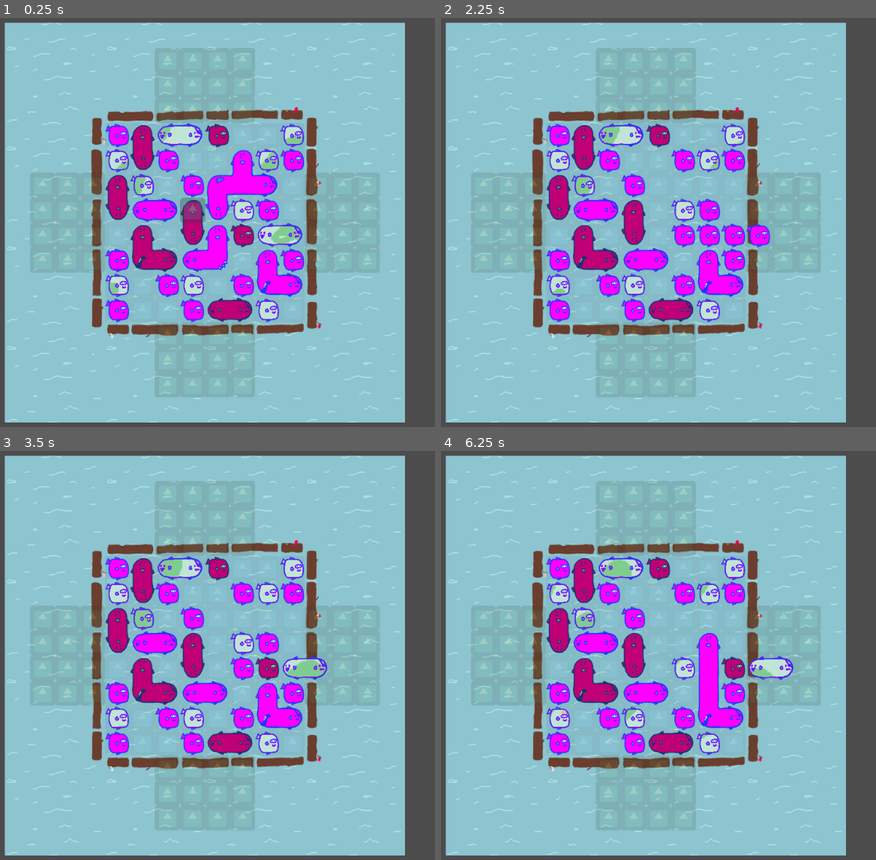
Above: before the commit, frames 1-4 (two rows, left to right).
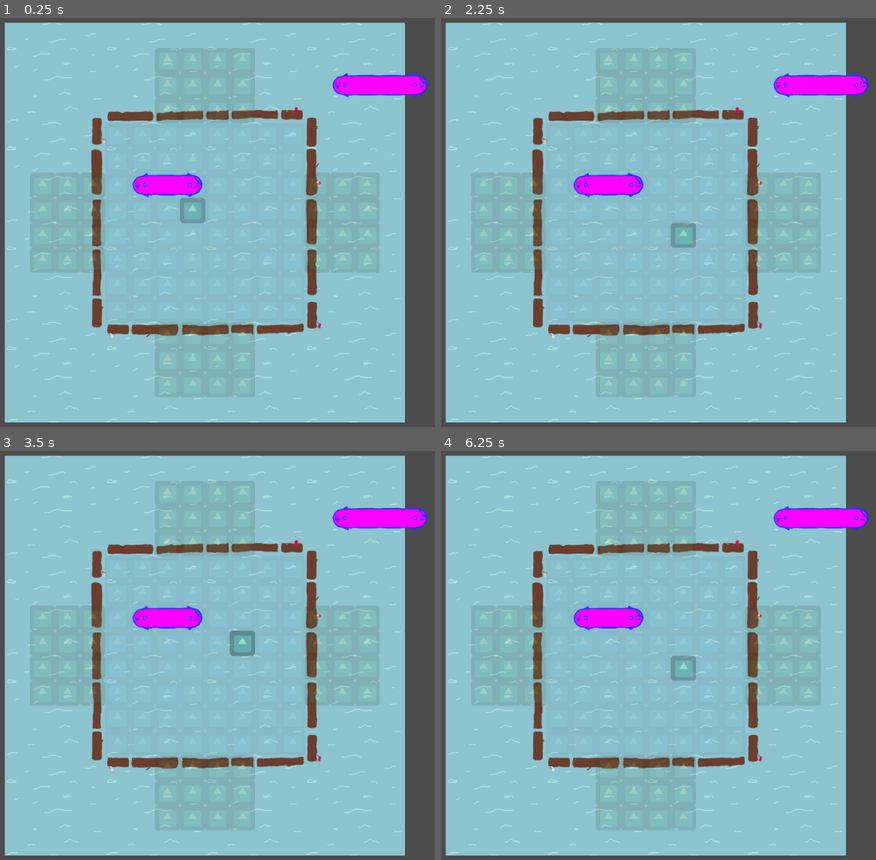
Above: after the commit, the same moments.

Repository: amckendry2/sokoban-cargo
Game: Godot game, scene res://Scenes/Docks.tscn
Two runs of this game, one before a commit and one after it. Both use one fixed random seed, a clock stepped at 60 frames per second and the inputs below. The engine's default icon, where the game draws it, is replaced by a stand-in: a white triangle on a blue panel in a dark square.
Inputs:
- Up to frame 1 (0.25 s): no input
- Up to frame 2 (2.25 s): tap Enter at 0.5, 2 s; hold D (move_right) 0.53-1.28 s; tap E (delete_block) at 0.6, 2.1 s; tap Space (select_block) at 1.25, 1.35 s; hold S (move_down) 1.28-2.03 s; hold D (move_right) from 2.03 s (still down)
- Up to frame 3 (3.5 s): tap Space (select_block) at 2.75, 2.85 s; release D (move_right) at 2.78 s; hold W (move_up) from 2.78 s (still down)
- Up to frame 4 (6.25 s): tap Enter at 3.5 s; release W (move_up) at 3.53 s; hold A (move_left) 3.53-5.03 s; tap E (delete_block) at 3.6, 5.1 s; tap Space (select_block) at 4.25, 4.35, 5.85 s; hold S (move_down) 5.03-5.78 s; hold D (move_right) from 5.78 s (still down)

The runs differ from the first frame. In frame 1, 13% of the frame differs, in the area x 24-99%, y 13-75%; in frame 2, 12%; in frame 3, 12%; in frame 4, 12%.
Error after the commit: Parse Error: Too few arguments for "pushBlock()" call. Expected at least 4. (res://Scripts/BlockGrid.gd:90)

Commit message:
Add block pushing logic for obstacles

Diff:
--- a/Scripts/BlockLogic.gd
+++ b/Scripts/BlockLogic.gd
@@ -144,7 +144,22 @@
 # Compute updated positions and groupings of blocks.
 #
 # `otherBlocks` is a set of blocks.
-static func pushBlock(direction, blockToPush, otherBlocks: Dictionary) -> Dictionary:
+# Returns a dictionary with two fields: "finalBlocks", containing the new
+# configuration of blocks, and "movedBlocks", containing the initial positions
+# (i.e. before the move) of blocks that moved.
+static func pushBlock(direction, blockToPush, otherBlocks: Dictionary, openSpaces: Dictionary) -> Dictionary:
+	# First test if we should be pushing the block at all.
+	if not isPushValid(direction, blockToPush, otherBlocks, openSpaces):
+		# Nope, just return the original state.
+		var newBlocks = otherBlocks.duplicate(true) # accumulator
+		newBlocks[blockToPush] = null
+		return {
+			"finalBlocks": newBlocks,
+			"movedBlocks": {}
+			}
+
+	# Looks good, now push the block.
+
 	# Queue of blocks to move
 	var blocksToMoveQueue = [blockToPush] # pop from front, push at back
 	# Record of original positions of moved blocks
@@ -196,6 +211,97 @@
 		"finalBlocks": newBlocks,
 		"movedBlocks": movedBlocksInitAcc # original positions before move
 		}
+
+# Test whether a block can be pushed in a certain direction.
+static func isPushValid(direction, blockToPush, otherBlocks: Dictionary, openSpaces: Dictionary) -> bool:
+	match direction:
+		MoveDirection.EAST:
+			return isPushEastValid(blockToPush, otherBlocks, openSpaces)
+		MoveDirection.NORTH:
+			# rotate everything clockwise
+			var newBlockToPush = makeBlock(rotateCellsCW(blockToPush.cells), blockToPush.color)
+			var newOpenSpaces = rotateCellsCW(openSpaces)
+			var newOtherBlocks = {} # accumulator
+			for otherBlock in otherBlocks:
+				newOtherBlocks[makeBlock(rotateCellsCW(otherBlock.cells), otherBlock.color)] = null
+			return isPushEastValid(newBlockToPush, newOtherBlocks, newOpenSpaces)
+		MoveDirection.WEST:
+			# rotate everything 180 degrees
+			var newBlockToPush = makeBlock(rotateCells180(blockToPush.cells), blockToPush.color)
+			var newOpenSpaces = rotateCells180(openSpaces)
+			var newOtherBlocks = {} # accumulator
+			for otherBlock in otherBlocks:
+				newOtherBlocks[makeBlock(rotateCells180(otherBlock.cells), otherBlock.color)] = null
+			return isPushEastValid(newBlockToPush, newOtherBlocks, newOpenSpaces)
+		MoveDirection.SOUTH:
+			# rotate everything counterclockwise
+			var newBlockToPush = makeBlock(rotateCellsCCW(blockToPush.cells), blockToPush.color)
+			var newOpenSpaces = rotateCellsCCW(openSpaces)
+			var newOtherBlocks = {} # accumulator
+			for otherBlock in otherBlocks:
+				newOtherBlocks[makeBlock(rotateCellsCCW(otherBlock.cells), otherBlock.color)] = null
+			return isPushEastValid(newBlockToPush, newOtherBlocks, newOpenSpaces)
+		_:
+			assert(false, "ERROR: Invalid direction");
+			return false # to satisfy the "type checker"
+
+static func rotateCellsCCW(cells: Dictionary) -> Dictionary:
+	var newCells = {} # accumulator
+	for position in cells:
+		var newPosition = Vector2(-position[1], position[0])
+		newCells[newPosition] = null
+	return newCells
+
+static func rotateCellsCW(cells: Dictionary) -> Dictionary:
+	var newCells = {} # accumulator
+	for position in cells:
+		var newPosition = Vector2(position[1], -position[0])
+		newCells[newPosition] = null
+	return newCells
+
+static func rotateCells180(cells: Dictionary) -> Dictionary:
+	var newCells = {} # accumulator
+	for position in cells:
+		var newPosition = -position
+		newCells[newPosition] = null
+	return newCells
+
+static func isPushEastValid(blockToPush, otherBlocks: Dictionary, openSpaces: Dictionary) -> bool:
+	var blockToPush_cells_y = projectCells_y(blockToPush.cells)
+
+	# For each y-coordinate, perform a horizontal scan.
+	for y in blockToPush_cells_y:
+		# Find right-most coordinate of the block to be pushed
+		var blockToPush_max_x = null
+		for position in blockToPush.cells:
+			if position[1] == y:
+				blockToPush_max_x = max(blockToPush_max_x, position[0])
+
+		# Scan east from that right-most coordinate looking for a free spot.
+		var x = blockToPush_max_x + 1
+		while true:
+			var position = Vector2(x, y)
+			if not openSpaces.has(position):
+				# We haven't found a free spot yet and now we know there's no room
+				return false
+			if not isBlockAtPosition(position, otherBlocks):
+				# We found a free spot! This row is fine, so break out of the loop.
+				break
+			# Loop
+			x += 1
+	# We scanned every row and found an empty spot. The push looks good!
+	return true
+
+# Project onto the y-axis a set of 2D coordinates to create a set of 1D
+# coordinates.
+static func projectCells_y(cells: Dictionary) -> Dictionary:
+	var y_positions = {} # accumulator
+	for position in cells:
+		y_positions[position[1]] = null
+	return y_positions
+
+static func isBlockAtPosition(position, blocks: Dictionary) -> bool:
+	return findBlockAtPosition(position, blocks).foundBlock != null
 
 # Find a block from a set of blocks with a cell at the given position. If there
 # is such a block, returns that block, along with the set of blocks with that
